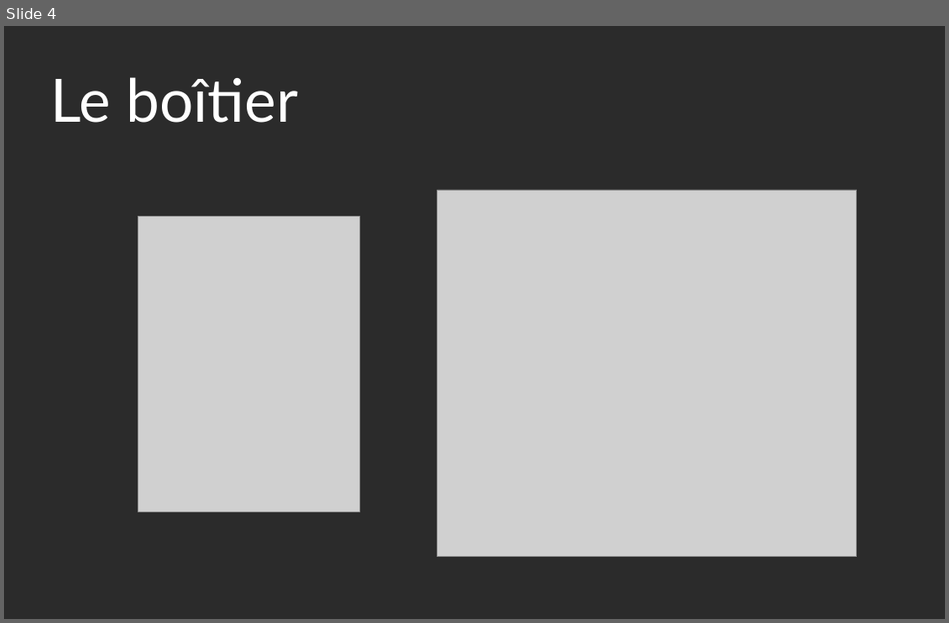
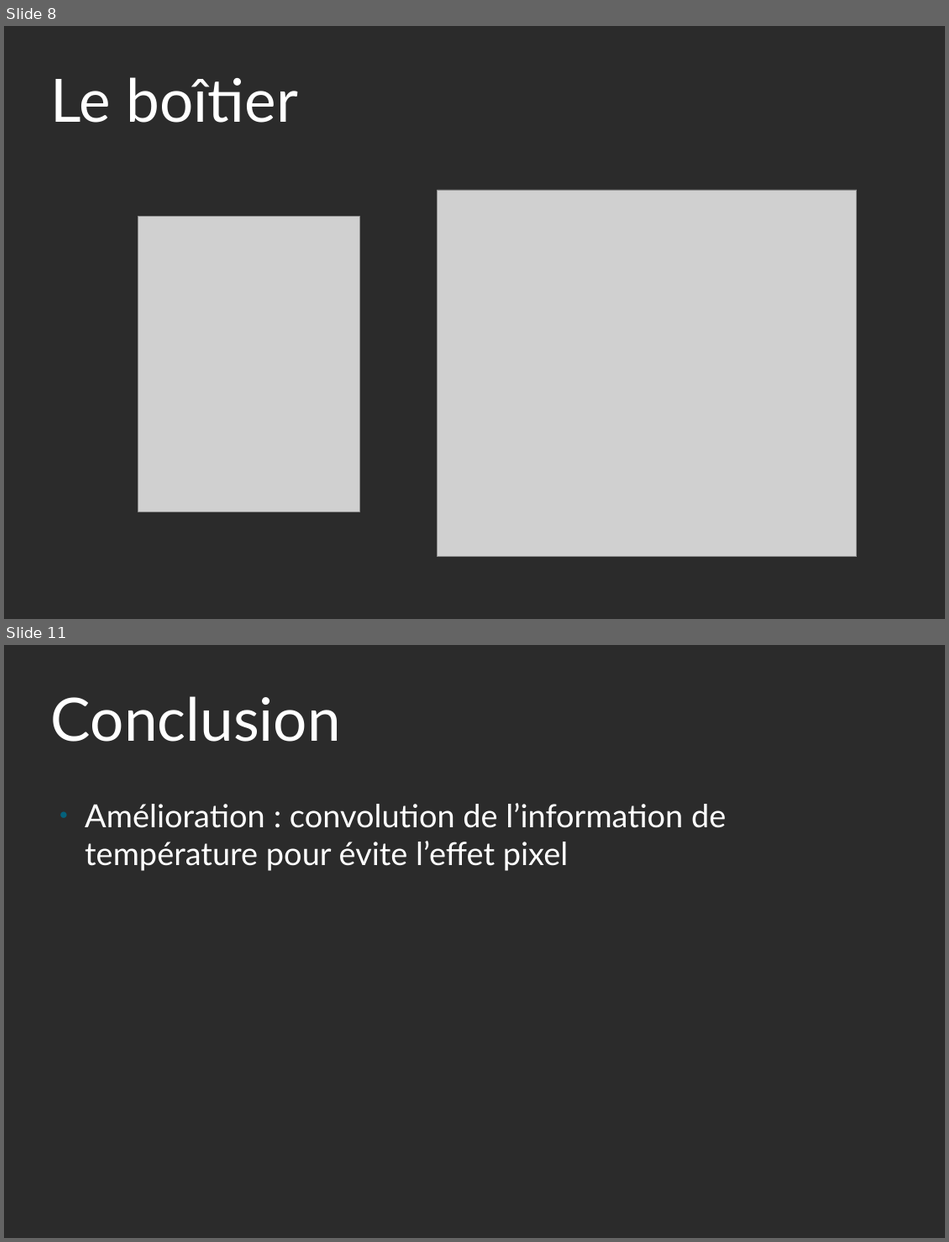
Before and after one commit to yannou38/ImageFusion, a slide deck: presM2M.odp. Shown one above the other, each under a label of ours: slide 4 before the commit, slides 8 and 11 after it; the slides between them are not shown. The pictures are 949x623 and 949x1242 pixels, drawn with LibreOffice and Linux fonts; fonts in the diff are those of the drawing; grey boxes stand for pictures; background and template pictures are left out; a plain dark background stands for a picture behind light text. Boxes give left, top, right and bottom in pixels: in the first picture for what was removed or moved away, otherwise in the second. Text is boxed around its words. In the diff, an @@ line names an element or a change of style, - is before the commit and + after.

```diff
--- a/presM2M.odp
+++ b/presM2M.odp
@@ slide 11 added at bbox=[4, 645, 945, 1238], background picture (left out) @@
@@ title added at bbox=[51, 696, 341, 742], 60 pt, text #FFFFFF @@
+Conclusion
@@ text added at bbox=[85, 803, 726, 871], 32 pt, text #FFFFFF @@
+● Amélioration : convolution de l’information de température pour évite l’effet pixel
@@ what was slide 4 is now slide 8 @@
```
Also in this commit, not shown: 3 slides changed, 6 other slides added, 1 slide removed, 5 other files.
